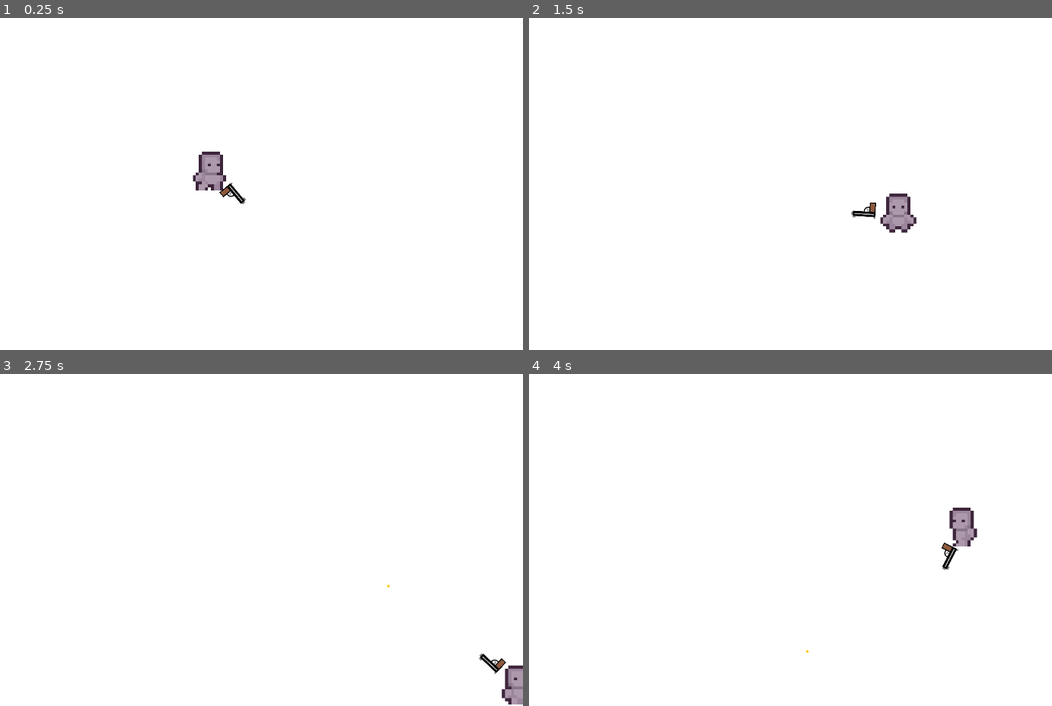
Above: before the commit, frames 1-4 (two rows, left to right).
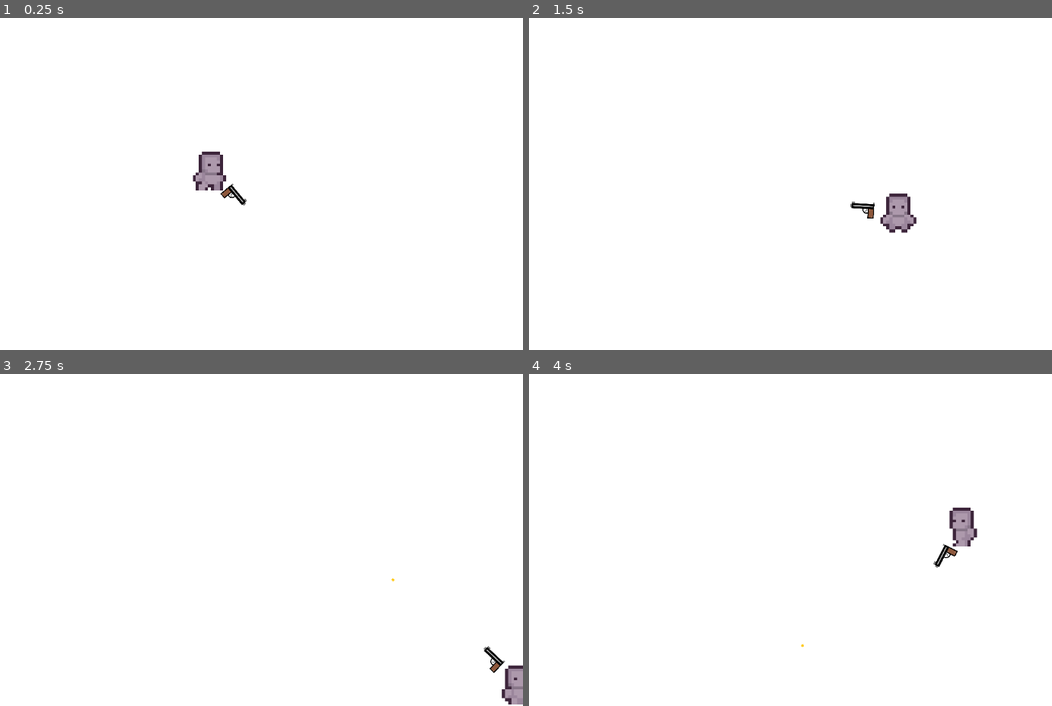
Above: after the commit, the same moments.

Repository: bryan-gagne-plante/BulletBallet
Game: Godot game, scene res://gameplay_scene.tscn
Two runs of this game, one before a commit and one after it. Both use one fixed random seed, a clock stepped at 60 frames per second and the inputs below.
Inputs (mouse positions are in pixels of both pictures, inside the frame that each line leads up to):
- Up to frame 1 (0.25 s): no input
- Up to frame 2 (1.5 s): tap Enter at 0.5 s; move the mouse to (879, 160) at 0.52 s; press the mouse at (879, 160) at 0.53 s; hold D (move_right) 0.53-1.28 s; move the mouse to (628, 197) at 1.27 s; release the mouse at (628, 197) at 1.28 s; hold S (move_down) from 1.28 s (still down); click (628, 197) at 1.35 s
- Up to frame 3 (2.75 s): move the mouse to (277, 460) at 2.02 s; release S (move_down) at 2.03 s; press the mouse at (277, 460) at 2.03 s; hold D (move_right) from 2.03 s (still down)
- Up to frame 4 (4 s): move the mouse to (717, 603) at 2.77 s; release D (move_right) at 2.78 s; release the mouse at (717, 603) at 2.78 s; hold W (move_up) 2.78-3.53 s; click (717, 603) at 2.85 s; move the mouse to (931, 586) at 3.52 s; press the mouse at (931, 586) at 3.53 s; hold A (move_left) from 3.53 s (still down)

The runs differ from the first frame. In frame 1, less than 0.1% of the frame differs, in the area x 41-48%, y 49-57%; in frame 2, 0.2%; in frame 3, 0.2%; in frame 4, 0.2%, in the area x 51-83%, y 50-84%.

Commit message:
Correction du son et direction de l'arme

Diff:
--- a/guns/pistol/Bullet.gd
+++ b/guns/pistol/Bullet.gd
@@ -1,9 +1,6 @@
 extends Area2D
 
 var travelled_distance = 0;
-
-func _ready():
-	%Gunshot.play()
 
 func _physics_process(delta):
 	const SPEED = 1000
--- a/guns/pistol/bullet.tscn
+++ b/guns/pistol/bullet.tscn
@@ -1,8 +1,7 @@
-[gd_scene load_steps=5 format=3 uid="uid://chmtqjtv6ypm4"]
+[gd_scene load_steps=4 format=3 uid="uid://chmtqjtv6ypm4"]
 
 [ext_resource type="Script" path="res://guns/pistol/Bullet.gd" id="1_jbcd4"]
 [ext_resource type="Texture2D" uid="uid://dn1i06yef7xov" path="res://guns/pistol/bullet.png" id="2_44f1o"]
-[ext_resource type="AudioStream" uid="uid://bviufxc7kkcbi" path="res://guns/pistol/pistol_shot.mp3" id="3_2wxhb"]
 
 [sub_resource type="CircleShape2D" id="CircleShape2D_upfcj"]
 radius = 4.0
@@ -22,8 +21,4 @@
 scale = Vector2(0.373, 0.373)
 texture = ExtResource("2_44f1o")
 
-[node name="Gunshot" type="AudioStreamPlayer" parent="."]
-unique_name_in_owner = true
-stream = ExtResource("3_2wxhb")
-
 [connection signal="body_entered" from="." to="." method="_on_body_entered"]
--- a/guns/pistol/pistol.gd
+++ b/guns/pistol/pistol.gd
@@ -2,12 +2,15 @@
 
 const BULLET = preload("res://guns/pistol/bullet.tscn")
 const SHOT_DELAY = 0.5
+const SCALE = 0.373
 
 var time_since_shot = SHOT_DELAY
 
 func _process(delta):
-	# Manual aiming
+	# Manual aiming and shooting
 	look_at(get_global_mouse_position())
+	rotate_weapon()
+
 	time_since_shot += delta
 	if Input.is_action_pressed("shoot") && time_since_shot > SHOT_DELAY:
 		shoot()
@@ -15,12 +18,14 @@
 
 # func _physics_process(delta):
 	# Automatic aiming
-	#var enemies_in_range = get_overlapping_bodies()
-	#if enemies_in_range.size() > 0:
-	#	var target_enemy = enemies_in_range.front()
-	#	look_at(target_enemy.global_position)
+#	var enemies_in_range = get_overlapping_bodies()
+#	if enemies_in_range.size() > 0:
+#		var target_enemy = enemies_in_range.front()
+#		look_at(target_enemy.global_position)
+#		rotate_weapon()
 
 func shoot():
+	%Gunshot.play()
 	var new_bullet = BULLET.instantiate()
 	new_bullet.global_position = %Barrel.global_position
 	new_bullet.global_rotation = %Barrel.global_rotation
@@ -29,3 +34,10 @@
 # Automatic shooting
 #func _on_timer_timeout():
 #	shoot()
+
+func rotate_weapon() :
+	var rotation_modulo = int(abs(get_rotation_degrees())) % 360
+	if (rotation_modulo <= 270 && rotation_modulo >= 90):
+		%Pistol.scale = Vector2(SCALE, -SCALE)
+	else:
+		%Pistol.scale = Vector2(SCALE, SCALE)
--- a/guns/pistol/pistol.tscn
+++ b/guns/pistol/pistol.tscn
@@ -1,10 +1,11 @@
-[gd_scene load_steps=4 format=3 uid="uid://juebimp2kbf1"]
+[gd_scene load_steps=5 format=3 uid="uid://juebimp2kbf1"]
 
 [ext_resource type="Texture2D" uid="uid://7125nlmv7tw6" path="res://guns/pistol/pistol.png" id="1_7n7u2"]
 [ext_resource type="Script" path="res://guns/pistol/pistol.gd" id="1_20pvj"]
+[ext_resource type="AudioStream" uid="uid://bviufxc7kkcbi" path="res://guns/pistol/pistol_shot.mp3" id="3_u4k1i"]
 
 [sub_resource type="CircleShape2D" id="CircleShape2D_dibvy"]
-radius = 275.22
+radius = 351.07
 
 [node name="Pistol" type="Area2D"]
 collision_layer = 0
@@ -17,8 +18,9 @@
 [node name="WeaponPivot" type="Marker2D" parent="."]
 
 [node name="Pistol" type="Sprite2D" parent="WeaponPivot"]
-position = Vector2(66, -4.76837e-07)
-scale = Vector2(0.373457, 0.373457)
+unique_name_in_owner = true
+position = Vector2(69, 0)
+scale = Vector2(0.373, 0.373)
 texture = ExtResource("1_7n7u2")
 
 [node name="Barrel" type="Marker2D" parent="WeaponPivot/Pistol"]
@@ -28,4 +30,9 @@
 [node name="Timer" type="Timer" parent="."]
 autostart = true
 
+[node name="Gunshot" type="AudioStreamPlayer" parent="."]
+unique_name_in_owner = true
+stream = ExtResource("3_u4k1i")
+volume_db = -11.556
+
 [connection signal="timeout" from="Timer" to="." method="_on_timer_timeout"]
Not shown: 1 places in gameplay_scene.tscn that only renumber resources
